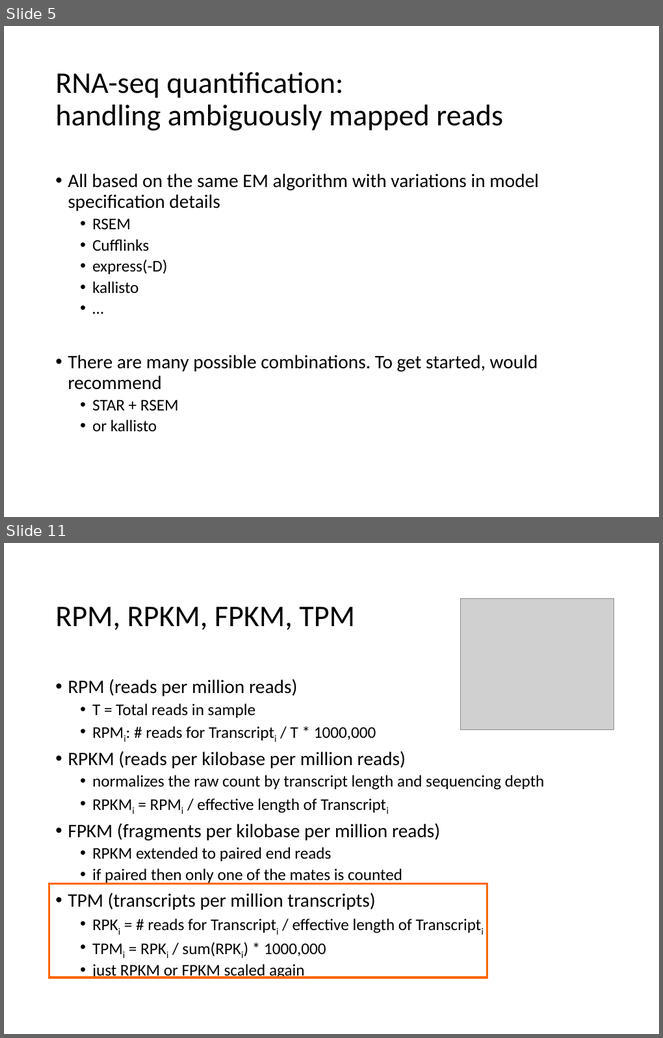
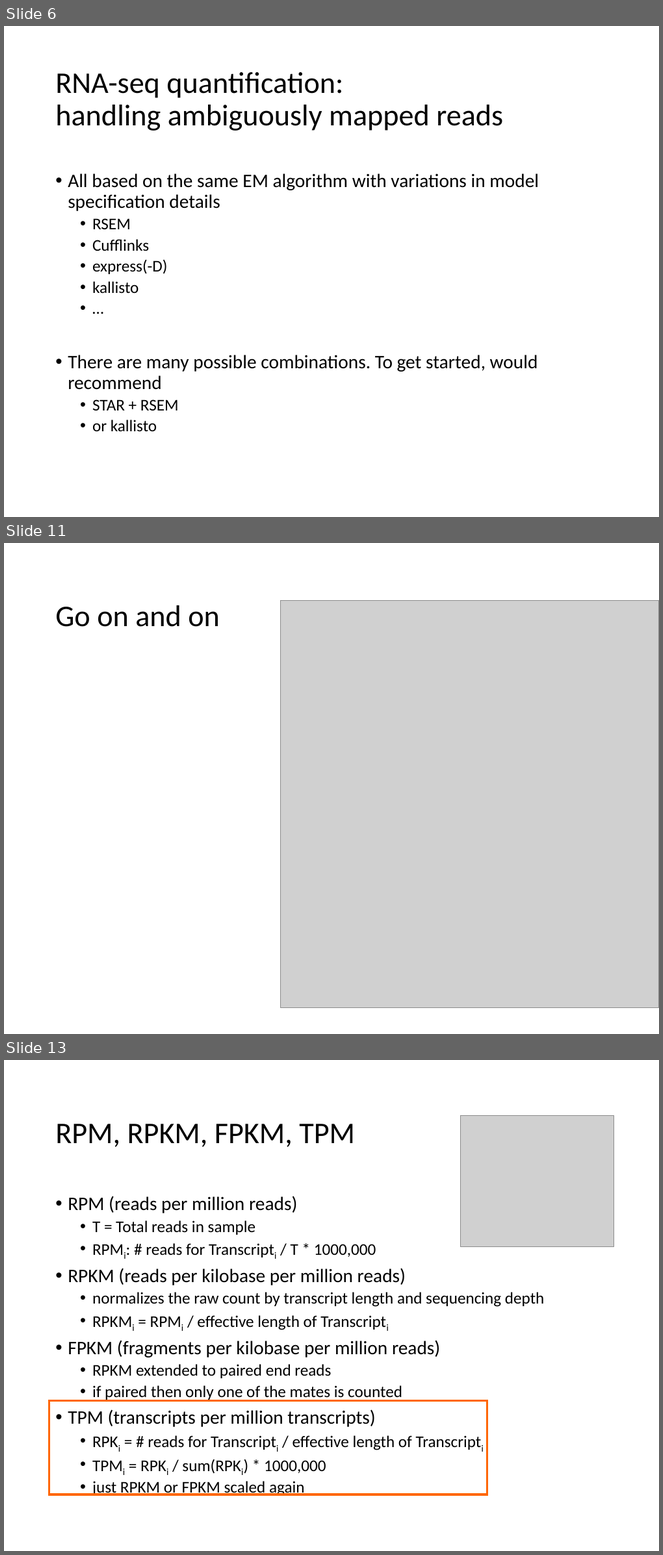
Before and after one commit to Yue-Jiang/achems, a slide deck: rnaseq_workshop.pptx. Shown one above the other, each under a label of ours: slides 5 and 11 before the commit, slides 6, 11 and 13 after it; the slides between them are not shown. The pictures are 663x1038 and 663x1555 pixels, drawn with LibreOffice and Linux fonts; fonts in the diff are those of the drawing; grey boxes stand for pictures. Boxes give left, top, right and bottom in pixels: in the first picture for what was removed or moved away, otherwise in the second. Text is boxed around its words. In the diff, an @@ line names an element or a change of style, - is before the commit and + after.

```diff
--- a/rnaseq_workshop.pptx
+++ b/rnaseq_workshop.pptx
@@ slide 11 added at [4, 543, 659, 1034], background #FFFFFF @@
@@ picture added at [280, 601, 659, 1008] @@
@@ title added at [55, 605, 220, 627], 33 pt, text #000000 @@
+Go on and on
@@ what was slide 5 is now slide 6 @@
@@ what was slide 11 is now slide 13 @@
```
Also in this commit, not shown: 5 slides changed, 2 other slides added.
